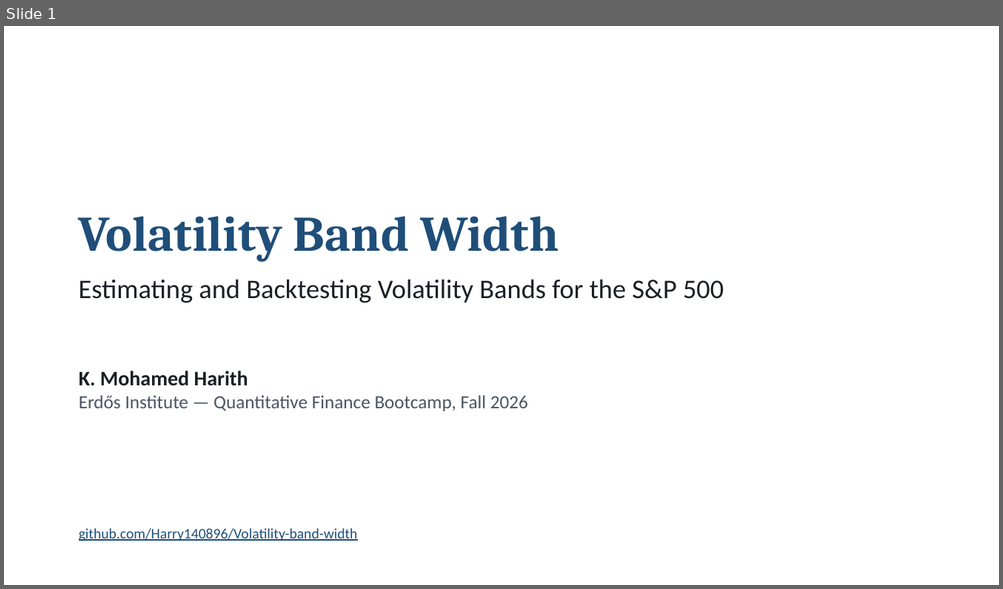
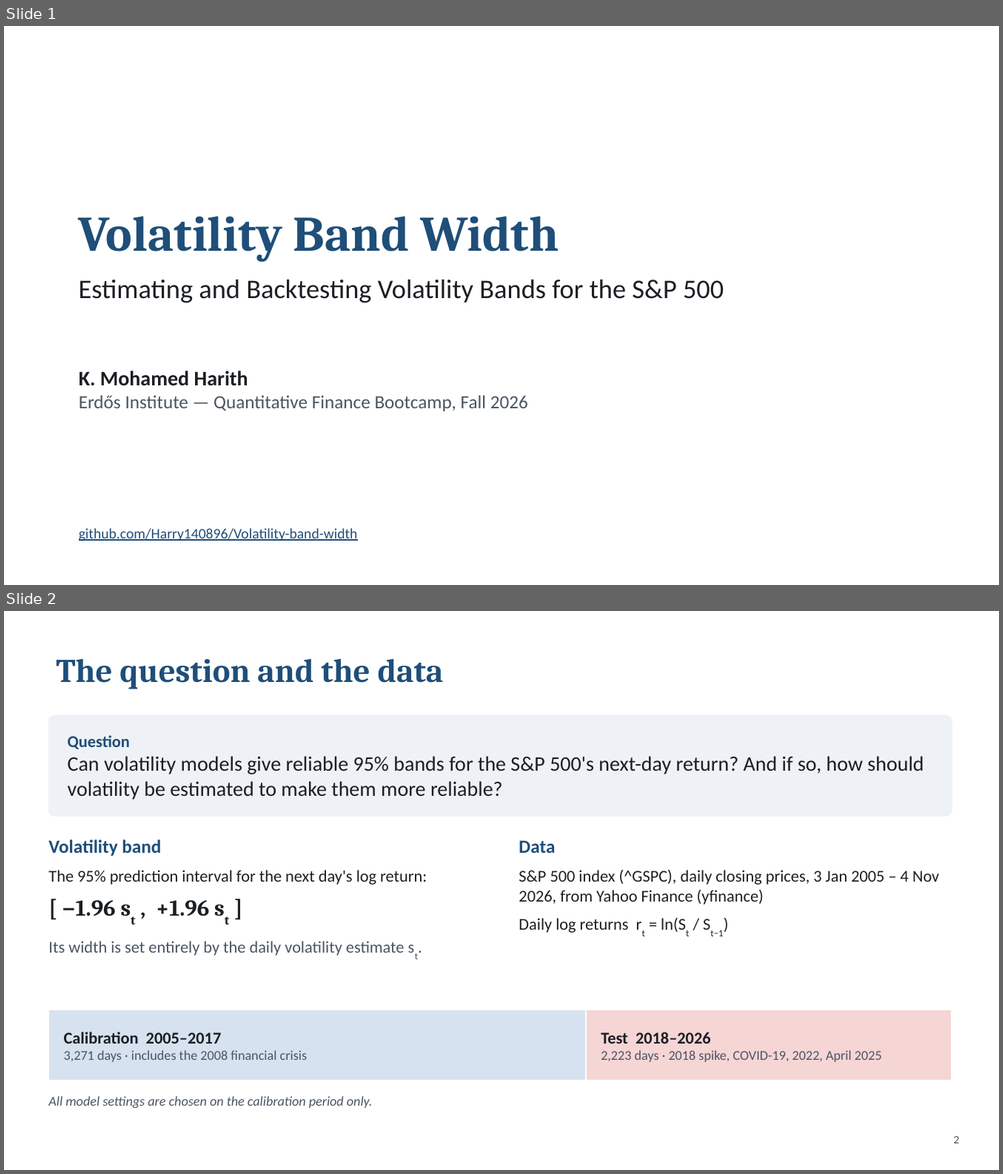
Before and after one commit to Harry140896/Volatility-band-width, a slide deck: docs/Volatility_Band_Width_slides.pptx. Shown one above the other, each under a label of ours: slide 1 before the commit, slides 1 and 2 after it. The pictures are 1003x589 and 1003x1174 pixels, drawn with LibreOffice and Linux fonts; fonts in the diff are those of the drawing. Boxes give left, top, right and bottom in pixels: in the first picture for what was removed or moved away, otherwise in the second. Text is boxed around its words. In the diff, an @@ line names an element or a change of style, - is before the commit and + after.

```diff
--- a/docs/Volatility_Band_Width_slides.pptx
+++ b/docs/Volatility_Band_Width_slides.pptx
@@ slide 2 added at (x1=4, y1=611, x2=999, y2=1170), background #FFFFFF @@
@@ title added at (x1=56, y1=659, x2=444, y2=689), 32 pt, text #1F4E79, bold @@
+The question and the data
@@ rounded rectangle added at (x1=48, y1=715, x2=951, y2=816), fill #EEF2F7, outline #EEF2F7 1 pt @@
@@ text added at (x1=68, y1=735, x2=923, y2=800), 20 pt, text #1B1F24 @@
+Question
+Can volatility models give reliable 95% bands for the S&P 500's next-day return? And if so, how should volatility be estimated to make them more reliable?
@@ text added at (x1=48, y1=840, x2=427, y2=956), 16 pt, text #1B1F24 @@
+Volatility band
+The 95% prediction interval for the next day's log return:
+[ −1.96 st , +1.96 st ]
+Its width is set entirely by the daily volatility estimate st.
@@ text added at (x1=518, y1=840, x2=939, y2=937), 16 pt, text #1B1F24 @@
+Data
+S&P 500 index (^GSPC), daily closing prices, 3 Jan 2005 – 4 Nov 2026, from Yahoo Finance (yfinance)
+Daily log returns rt = ln(St / St−1)
@@ rectangle added at (x1=48, y1=1010, x2=586, y2=1081), fill #D6E2EF, outline #FFFFFF 1.5 pt @@
@@ rectangle added at (x1=586, y1=1010, x2=951, y2=1081), fill #F6D5D5, outline #FFFFFF 1.5 pt @@
@@ text added at (x1=64, y1=1032, x2=307, y2=1062), 13 pt, text #4A5563 @@
+Calibration 2005–2017
+3,271 days · includes the 2008 financial crisis
@@ text added at (x1=600, y1=1032, x2=882, y2=1062), 13 pt, text #4A5563 @@
+Test 2018–2026
+2,223 days · 2018 spike, COVID-19, 2022, April 2025
@@ text added at (x1=48, y1=1096, x2=373, y2=1108), 13 pt, text #4A5563, italic @@
+All model settings are chosen on the calibration period only.
@@ page number added at (x1=953, y1=1136, x2=959, y2=1144), 11 pt, text #4A5563 @@
+2
```
Also in this commit, not shown: 4 slides changed, 4 other slides added, 3 slides removed.
